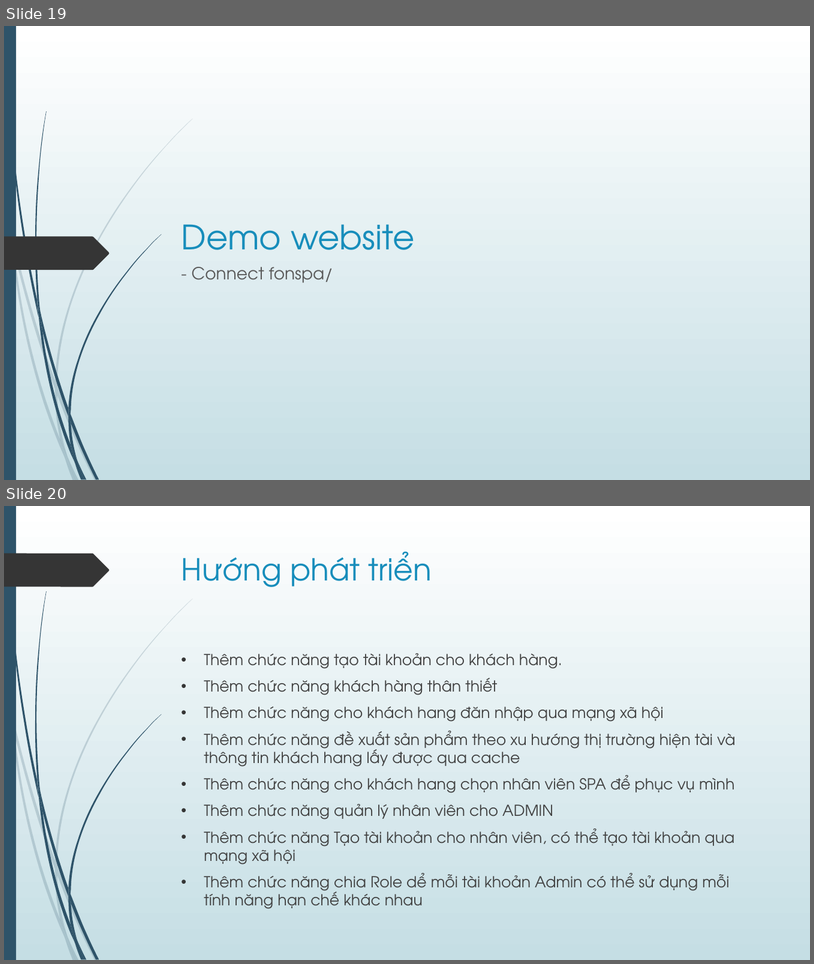
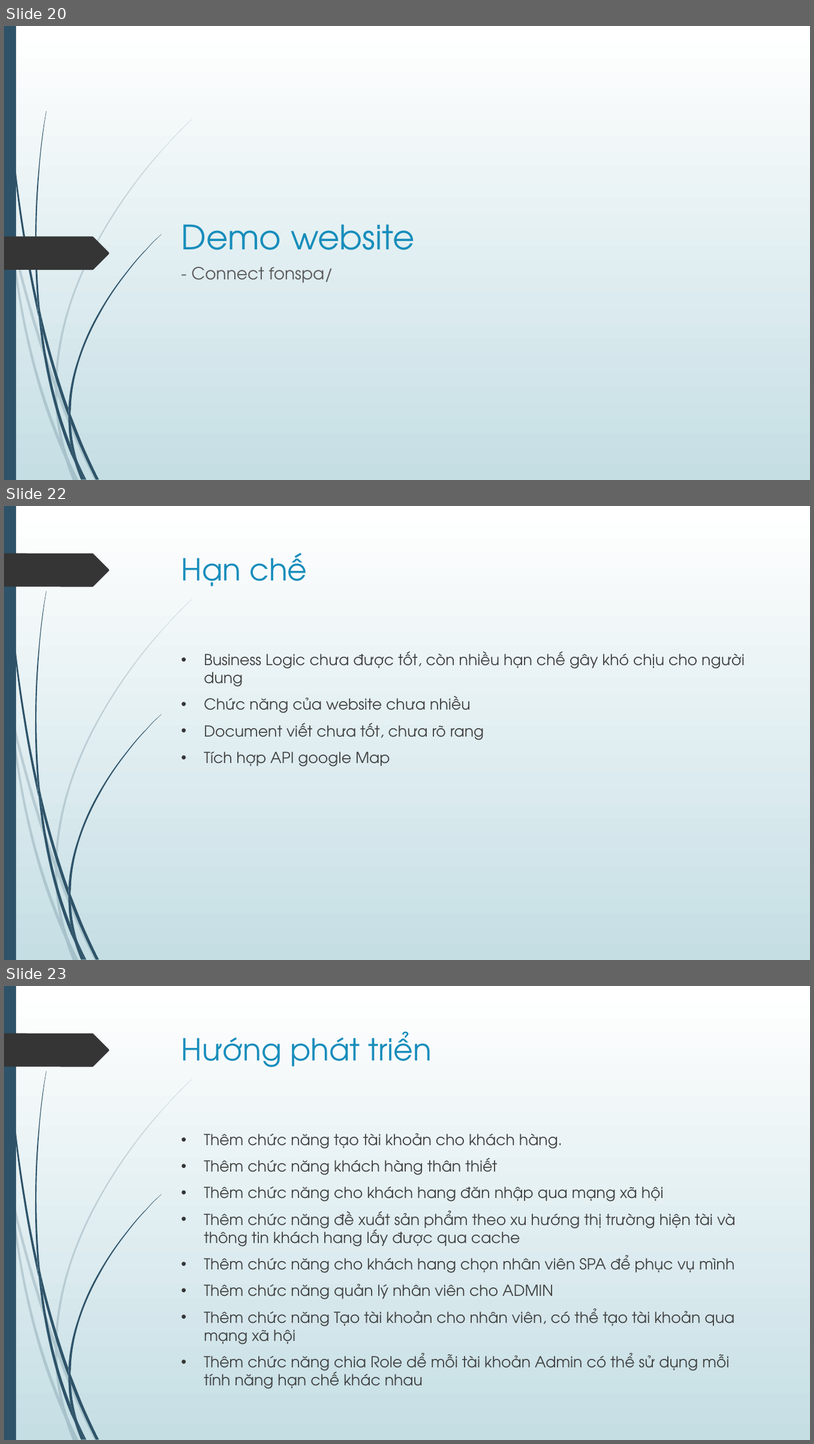
Before and after one commit to leminhphuoc/LaboreSpa, a slide deck: Slide.pptx. Shown one above the other, each under a label of ours: slides 19 and 20 before the commit, slides 20, 22 and 23 after it; the slides between them are not shown. The pictures are 814x964 and 814x1444 pixels, drawn with LibreOffice and Linux fonts; fonts in the diff are those of the drawing. Boxes give left, top, right and bottom in pixels: in the first picture for what was removed or moved away, otherwise in the second. Text is boxed around its words. In the diff, an @@ line names an element or a change of style, - is before the commit and + after.

```diff
--- a/Slide.pptx
+++ b/Slide.pptx
@@ slide 22 added at (x1=4, y1=506, x2=810, y2=960), background gradient #FFFFFF to #C5DEE5; not listed: 24 template elements that a slide beside it also shows @@
@@ title added at (x1=182, y1=553, x2=307, y2=586), 36 pt, text #178DBB @@
+Hạn chế
@@ text added at (x1=204, y1=651, x2=745, y2=766), 18 pt, text #404040 @@
+• Business Logic chưa được tốt, còn nhiều hạn chế gây khó chịu cho người dung
+• Chức năng của website chưa nhiều
+• Document viết chưa tốt, chưa rõ rang
+• Tích hợp API google Map
@@ what was slide 19 is now slide 20 @@
@@ what was slide 20 is now slide 23 @@
```
Also in this commit, not shown: 3 other slides added, 2 other files.
